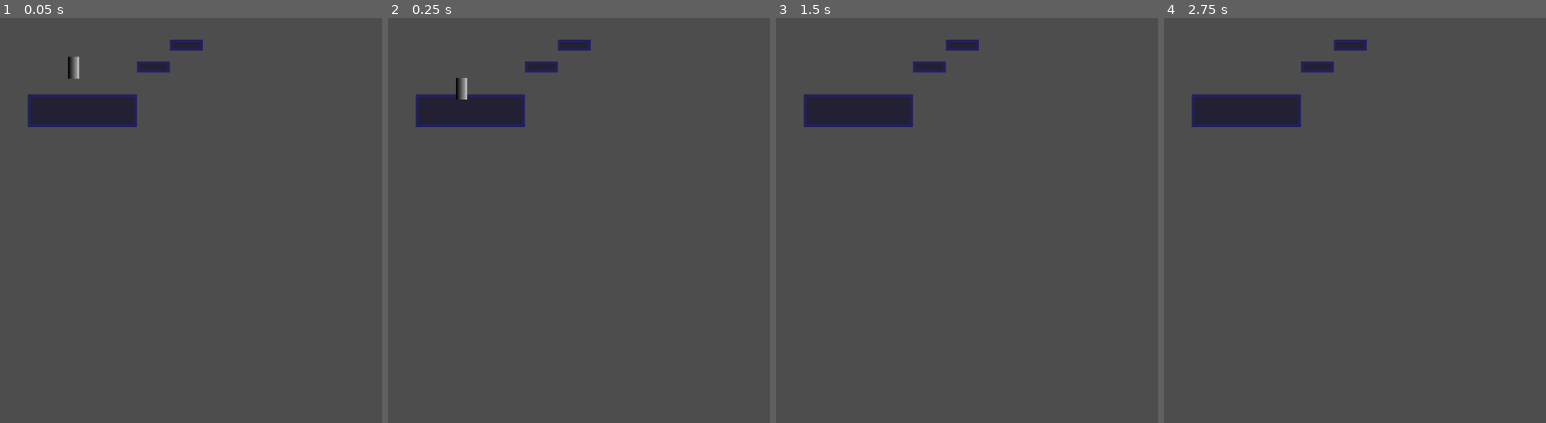
Above: before the commit, frames 1-4 (left to right).
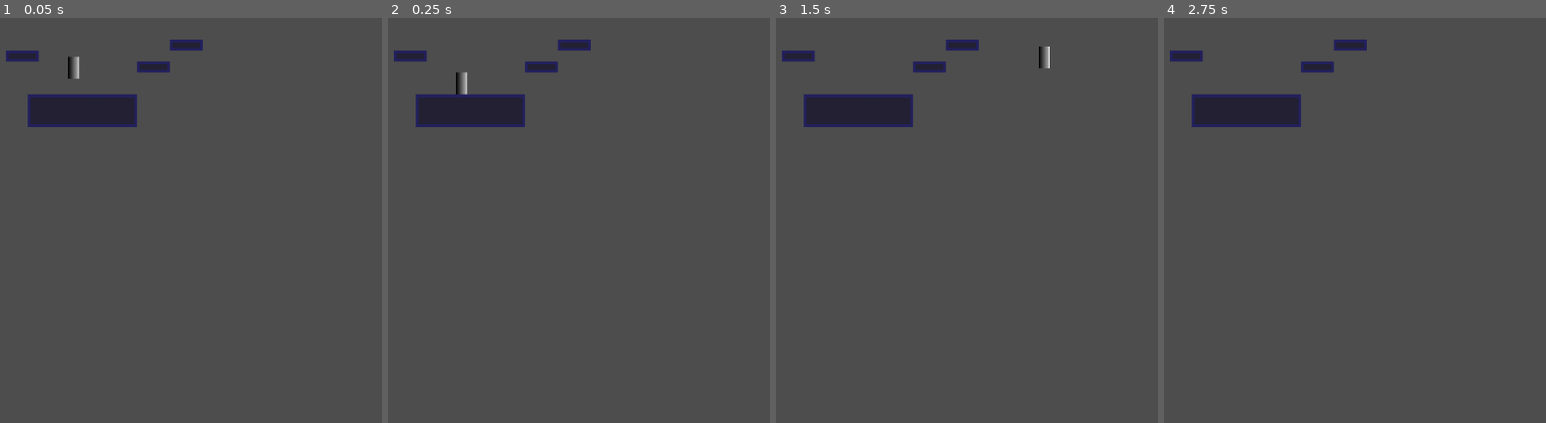
Above: after the commit, the same moments.

Repository: Dohva/GettingOut
Game: Godot game, scene res://node_2d.tscn
Same seed, same stepped clock (60 frames per second), same inputs: the game is played once before the commit and once after it.
Inputs:
- Up to frame 1 (0.05 s): no input
- Up to frame 2 (0.25 s): no input
- Up to frame 3 (1.5 s): tap Enter (ui_accept) at 0.5, 0.77 s; hold Right (ui_right) from 0.53 s (still down)
- Up to frame 4 (2.75 s): tap Enter (ui_accept) at 1.52 s; release Right (ui_right) at 2.03 s; hold Left (ui_left) from 2.03 s (still down)

The runs differ from the first frame. In frame 1, 0.2% of the frame differs, in the area x 1-11%, y 8-11%; in frame 2, 0.3%; in frame 3, 0.3%, in the area x 1-72%, y 7-13%; in frame 4, 0.2%.

Commit message:
Make the box go

Diff:
--- a/src/game/node_2d.tscn
+++ b/src/game/node_2d.tscn
@@ -5,20 +5,57 @@
 
 [sub_resource type="TileSetAtlasSource" id="TileSetAtlasSource_o461j"]
 texture = ExtResource("1_2s6tq")
+2:1/0 = 0
+2:1/0/physics_layer_0/linear_velocity = Vector2(0, 0)
+2:1/0/physics_layer_0/angular_velocity = 0.0
+2:1/0/physics_layer_0/polygon_0/points = PackedVector2Array(-8, -8, 8, -8, 8, 8, -8, 8)
+3:1/0 = 0
+3:1/0/physics_layer_0/linear_velocity = Vector2(0, 0)
+3:1/0/physics_layer_0/angular_velocity = 0.0
+3:1/0/physics_layer_0/polygon_0/points = PackedVector2Array(-8, -8, 8, -8, 8, 8, -8, 8)
+5:1/0 = 0
+5:1/0/physics_layer_0/linear_velocity = Vector2(0, 0)
+5:1/0/physics_layer_0/angular_velocity = 0.0
+5:1/0/physics_layer_0/polygon_0/points = PackedVector2Array(-8, -8, 8, -8, 8, 8, -8, 8)
+6:1/0 = 0
+6:1/0/physics_layer_0/linear_velocity = Vector2(0, 0)
+6:1/0/physics_layer_0/angular_velocity = 0.0
+6:1/0/physics_layer_0/polygon_0/points = PackedVector2Array(-8, -8, 8, -8, 8, 8, -8, 8)
+7:1/0 = 0
+7:1/0/physics_layer_0/linear_velocity = Vector2(0, 0)
+7:1/0/physics_layer_0/angular_velocity = 0.0
+7:1/0/physics_layer_0/polygon_0/points = PackedVector2Array(-8, -8, 8, -8, 8, 8, -8, 8)
+1:2/0 = 0
+1:2/0/physics_layer_0/linear_velocity = Vector2(0, 0)
+1:2/0/physics_layer_0/angular_velocity = 0.0
+1:2/0/physics_layer_0/polygon_0/points = PackedVector2Array(-8, -8, 8, -8, 8, 8, -8, 8)
+2:2/0 = 0
+2:2/0/physics_layer_0/linear_velocity = Vector2(0, 0)
+2:2/0/physics_layer_0/angular_velocity = 0.0
+2:2/0/physics_layer_0/polygon_0/points = PackedVector2Array(-8, -8, 8, -8, 8, 8, -8, 8)
+3:2/0 = 0
+3:2/0/physics_layer_0/linear_velocity = Vector2(0, 0)
+3:2/0/physics_layer_0/angular_velocity = 0.0
+3:2/0/physics_layer_0/polygon_0/points = PackedVector2Array(-8, -8, 8, -8, 8, 8, -8, 8)
+1:3/0 = 0
+1:3/0/physics_layer_0/linear_velocity = Vector2(0, 0)
+1:3/0/physics_layer_0/angular_velocity = 0.0
+1:3/0/physics_layer_0/polygon_0/points = PackedVector2Array(-8, -8, 8, -8, 8, 8, -8, 8)
+2:3/0 = 0
+2:3/0/physics_layer_0/linear_velocity = Vector2(0, 0)
+2:3/0/physics_layer_0/angular_velocity = 0.0
+2:3/0/physics_layer_0/polygon_0/points = PackedVector2Array(-8, -8, 8, -8, 8, 8, -8, 8)
+3:3/0 = 0
+3:3/0/physics_layer_0/linear_velocity = Vector2(0, 0)
+3:3/0/physics_layer_0/angular_velocity = 0.0
+3:3/0/physics_layer_0/polygon_0/points = PackedVector2Array(-8, -8, 8, -8, 8, 8, -8, 8)
 1:1/0 = 0
-2:1/0 = 0
-3:1/0 = 0
-5:1/0 = 0
-6:1/0 = 0
-7:1/0 = 0
-1:2/0 = 0
-2:2/0 = 0
-3:2/0 = 0
-1:3/0 = 0
-2:3/0 = 0
-3:3/0 = 0
+1:1/0/physics_layer_0/linear_velocity = Vector2(0, 0)
+1:1/0/physics_layer_0/angular_velocity = 0.0
+1:1/0/physics_layer_0/polygon_0/points = PackedVector2Array(-8, -8, 8, -8, 8, 8, -8, 8)
 
 [sub_resource type="TileSet" id="TileSet_iwb4d"]
+physics_layer_0/collision_layer = 1
 sources/0 = SubResource("TileSetAtlasSource_o461j")
 
 [node name="Scene" type="Node2D"]
@@ -26,7 +63,7 @@
 [node name="TileMap" type="TileMap" parent="."]
 tile_set = SubResource("TileSet_iwb4d")
 format = 2
-layer_0/tile_data = PackedInt32Array(458756, 131072, 1, 4587 …(616 unchanged characters)…  1, 131089, 393216, 1, 131090, 458752, 1)
+layer_0/tile_data = PackedInt32Array(458756, 131072, 1, 4587 …(616 unchanged characters)…  1, 131089, 393216, 1, 131090, 458752, 1, 196609, 327680, 1, 196610, 393216, 1, 196611, 458752, 1)
 
 [node name="CharacterBody2D" parent="." instance=ExtResource("2_4sb5a")]
 position = Vector2(103, 46)
